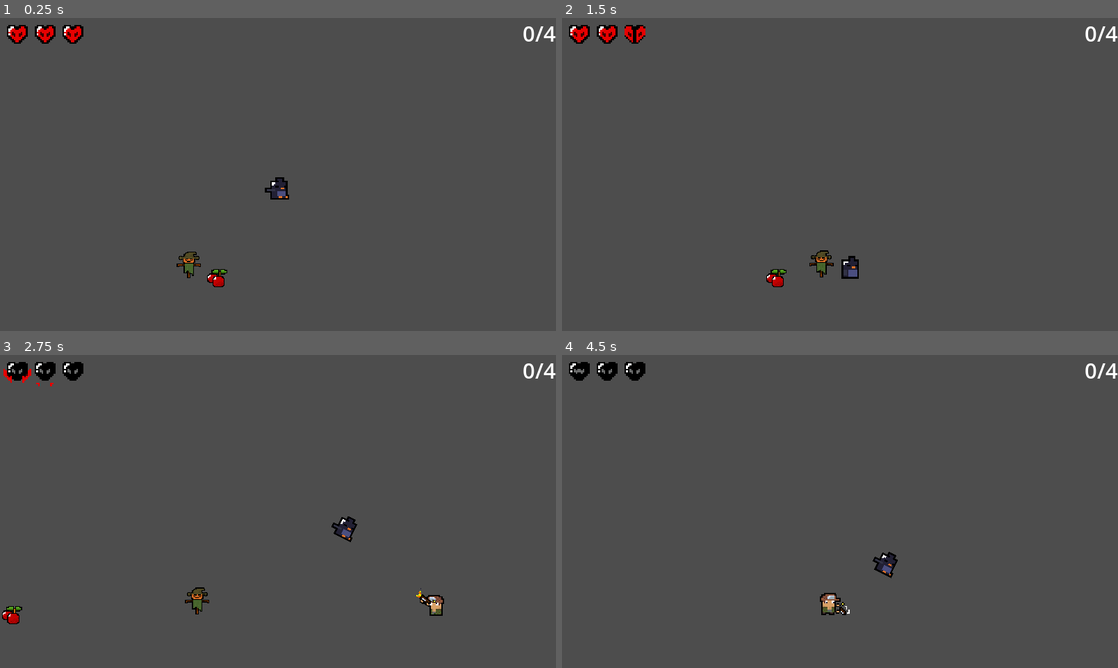
Above: before the commit, frames 1-4 (two rows, left to right).
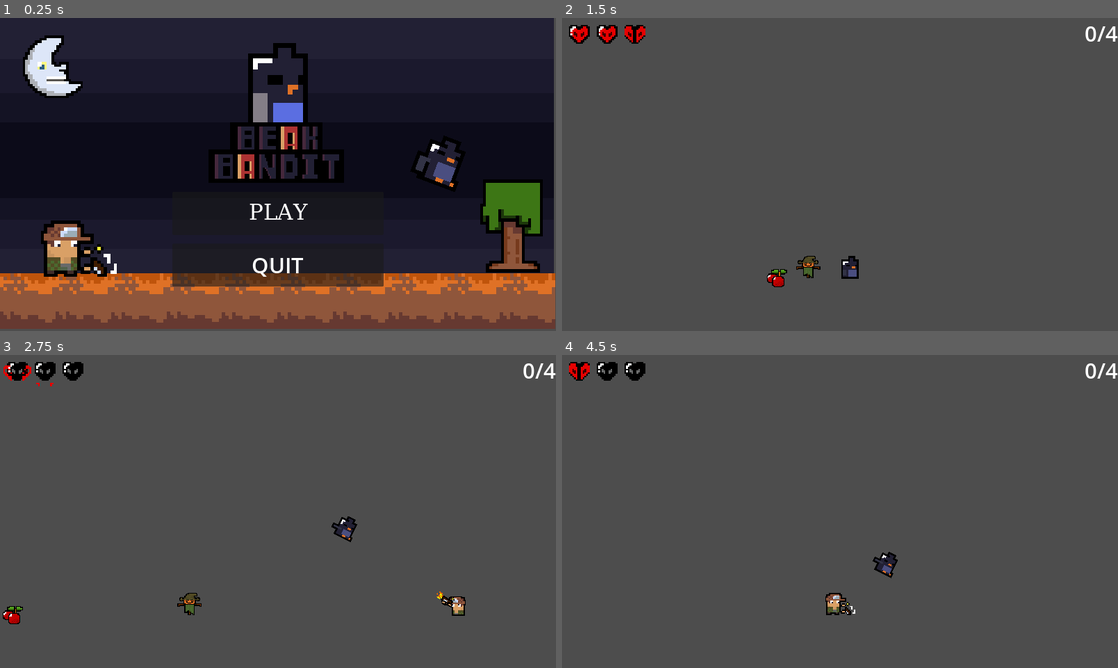
Above: after the commit, the same moments.

Repository: pochoco24/wild-jam-62
Game: Godot game, scene res://Scenes/ui_menu.tscn
The game is run twice, just before and just after one commit, with the same random seed, the same clock (stepped at 60 frames per second) and the same inputs. Before the commit the project starts from res://Scenes/Game.tscn.
Inputs (mouse positions are in pixels of both pictures, inside the frame that each line leads up to):
- Up to frame 1 (0.25 s): no input
- Up to frame 2 (1.5 s): click (840, 212) at 0.5 s, where only the run after the commit has a clickable "PLAY"; hold D (right) from 1.28 s (still down); tap \ (test) at 1.35 s
- Up to frame 3 (2.75 s): keep holding D (right); tap W (flap) at 1.52, 1.82, 2.27, 2.57 s; tap \ (test) at 2.1 s
- Up to frame 4 (4.5 s): release D (right) at 2.78 s; hold A (left) 2.78-3.53 s; tap \ (test) at 2.85, 3.6, 4.35 s; hold D (right) from 3.53 s (still down); tap W (flap) at 3.77, 4.07 s

The runs differ from the first frame. In frame 1, 99% of the frame differs, in the area x 0-100%, y 0-100%; in frame 2, 0.4%; in frame 3, 0.8%; in frame 4, 0.4%.

Commit message:
main menu(need to change buttons)

Diff:
--- /dev/null
+++ b/Scenes/ui_menu.tscn
@@ -0,0 +1,530 @@
+[gd_scene load_steps=62 format=3 uid="uid://chatnyhayx1if"]
+
+[ext_resource type="Script" path="res://Scripts/menu_buttons.gd" id="1_syrmr"]
+[ext_resource type="Texture2D" uid="uid://b1pyc7ykew58c" path="res://Images/background_night.png" id="1_yia18"]
+[ext_resource type="Texture2D" uid="uid://cmjqedfqau1e2" path="res://Images/background_moon.png" id="2_t1lt2"]
+[ext_resource type="Texture2D" uid="uid://b4dy8b0f3radq" path="res://Images/background_tree.png" id="3_6qgiy"]
+[ext_resource type="Texture2D" uid="uid://c28hkyc6jm3j1" path="res://Images/PlayerBird.png" id="4_6htyf"]
+[ext_resource type="Texture2D" uid="uid://lu8qckn7cug4" path="res://Images/background_floor2.png" id="4_wieow"]
+[ext_resource type="Texture2D" uid="uid://boi7ryi7floye" path="res://Images/EnemyGun.png" id="6_7pcp2"]
+[ext_resource type="Texture2D" uid="uid://y6guow8c83j4" path="res://Images/menu_title-Sheet.png" id="7_vgseb"]
+
+[sub_resource type="AtlasTexture" id="AtlasTexture_6fibb"]
+atlas = ExtResource("4_6htyf")
+region = Rect2(0, 0, 31, 32)
+
+[sub_resource type="AtlasTexture" id="AtlasTexture_c2dlk"]
+atlas = ExtResource("4_6htyf")
+region = Rect2(31, 0, 31, 32)
+
+[sub_resource type="AtlasTexture" id="AtlasTexture_ex806"]
+atlas = ExtResource("4_6htyf")
+region = Rect2(62, 0, 31, 32)
+
+[sub_resource type="AtlasTexture" id="AtlasTexture_qhpy6"]
+atlas = ExtResource("4_6htyf")
+region = Rect2(93, 0, 31, 32)
+
+[sub_resource type="SpriteFrames" id="SpriteFrames_vq0w6"]
+animations = [{
+"frames": [{
+"duration": 1.0,
+"texture": SubResource("AtlasTexture_6fibb")
+}, {
+"duration": 1.0,
+"texture": SubResource("AtlasTexture_c2dlk")
+}, {
+"duration": 1.0,
+"texture": SubResource("AtlasTexture_ex806")
+}, {
+"duration": 1.0,
+"texture": SubResource("AtlasTexture_qhpy6")
+}],
+"loop": true,
+"name": &"default",
+"speed": 4.0
+}]
+
+[sub_resource type="AtlasTexture" id="AtlasTexture_l1mwi"]
+atlas = ExtResource("3_6qgiy")
+region = Rect2(0, 0, 32, 32)
+
+[sub_resource type="AtlasTexture" id="AtlasTexture_xhnyl"]
+atlas = ExtResource("3_6qgiy")
+region = Rect2(32, 0, 32, 32)
+
+[sub_resource type="AtlasTexture" id="AtlasTexture_hsumc"]
+atlas = ExtResource("3_6qgiy")
+region = Rect2(64, 0, 32, 32)
+
+[sub_resource type="AtlasTexture" id="AtlasTexture_yfg21"]
+atlas = ExtResource("3_6qgiy")
+region = Rect2(96, 0, 32, 32)
+
+[sub_resource type="AtlasTexture" id="AtlasTexture_u05xp"]
+atlas = ExtResource("3_6qgiy")
+region = Rect2(128, 0, 32, 32)
+
+[sub_resource type="AtlasTexture" id="AtlasTexture_4lk0g"]
+atlas = ExtResource("3_6qgiy")
+region = Rect2(160, 0, 32, 32)
+
+[sub_resource type="AtlasTexture" id="AtlasTexture_e4njq"]
+atlas = ExtResource("3_6qgiy")
+region = Rect2(192, 0, 32, 32)
+
+[sub_resource type="AtlasTexture" id="AtlasTexture_uloqv"]
+atlas = ExtResource("3_6qgiy")
+region = Rect2(224, 0, 32, 32)
+
+[sub_resource type="AtlasTexture" id="AtlasTexture_vipa4"]
+atlas = ExtResource("3_6qgiy")
+region = Rect2(256, 0, 32, 32)
+
+[sub_resource type="AtlasTexture" id="AtlasTexture_rpo6o"]
+atlas = ExtResource("3_6qgiy")
+region = Rect2(288, 0, 32, 32)
+
+[sub_resource type="AtlasTexture" id="AtlasTexture_2h47c"]
+atlas = ExtResource("3_6qgiy")
+region = Rect2(320, 0, 32, 32)
+
+[sub_resource type="AtlasTexture" id="AtlasTexture_7yjal"]
+atlas = ExtResource("3_6qgiy")
+region = Rect2(352, 0, 32, 32)
+
+[sub_resource type="AtlasTexture" id="AtlasTexture_ts3dh"]
+atlas = ExtResource("3_6qgiy")
+region = Rect2(384, 0, 32, 32)
+
+[sub_resource type="AtlasTexture" id="AtlasTexture_1vwkg"]
+atlas = ExtResource("3_6qgiy")
+region = Rect2(416, 0, 32, 32)
+
+[sub_resource type="AtlasTexture" id="AtlasTexture_8hrwr"]
+atlas = ExtResource("3_6qgiy")
+region = Rect2(448, 0, 32, 32)
+
+[sub_resource type="AtlasTexture" id="AtlasTexture_1vlno"]
+atlas = ExtResource("3_6qgiy")
+region = Rect2(480, 0, 32, 32)
+
+[sub_resource type="SpriteFrames" id="SpriteFrames_st5rk"]
+animations = [{
+"frames": [{
+"duration": 1.0,
+"texture": SubResource("AtlasTexture_l1mwi")
+}, {
+"duration": 1.0,
+"texture": SubResource("AtlasTexture_xhnyl")
+}, {
+"duration": 1.0,
+"texture": SubResource("AtlasTexture_hsumc")
+}, {
+"duration": 1.0,
+"texture": SubResource("AtlasTexture_yfg21")
+}, {
+"duration": 1.0,
+"texture": SubResource("AtlasTexture_u05xp")
+}, {
+"duration": 1.0,
+"texture": SubResource("AtlasTexture_4lk0g")
+}, {
+"duration": 1.0,
+"texture": SubResource("AtlasTexture_e4njq")
+}, {
+"duration": 1.0,
+"texture": SubResource("AtlasTexture_uloqv")
+}, {
+"duration": 1.0,
+"texture": SubResource("AtlasTexture_vipa4")
+}, {
+"duration": 1.0,
+"texture": SubResource("AtlasTexture_rpo6o")
+}, {
+"duration": 1.0,
+"texture": SubResource("AtlasTexture_2h47c")
+}, {
+"duration": 1.0,
+"texture": SubResource("AtlasTexture_7yjal")
+}, {
+"duration": 1.0,
+"texture": SubResource("AtlasTexture_ts3dh")
+}, {
+"duration": 1.0,
+"texture": SubResource("AtlasTexture_1vwkg")
+}, {
+"duration": 1.0,
+"texture": SubResource("AtlasTexture_8hrwr")
+}, {
+"duration": 1.0,
+"texture": SubResource("AtlasTexture_1vlno")
+}],
+"loop": true,
+"name": &"default",
+"speed": 3.0
+}]
+
+[sub_resource type="AtlasTexture" id="AtlasTexture_6lr7j"]
+atlas = ExtResource("6_7pcp2")
+region = Rect2(0, 32, 32, 27)
+
+[sub_resource type="AtlasTexture" id="AtlasTexture_dd1hg"]
+atlas = ExtResource("6_7pcp2")
+region = Rect2(32, 32, 32, 27)
+
+[sub_resource type="AtlasTexture" id="AtlasTexture_q1v4i"]
+atlas = ExtResource("6_7pcp2")
+region = Rect2(64, 32, 32, 27)
+
+[sub_resource type="AtlasTexture" id="AtlasTexture_tueru"]
+atlas = ExtResource("6_7pcp2")
+region = Rect2(96, 32, 32, 27)
+
+[sub_resource type="SpriteFrames" id="SpriteFrames_ns71p"]
+animations = [{
+"frames": [{
+"duration": 1.0,
+"texture": SubResource("AtlasTexture_6lr7j")
+}, {
+"duration": 1.0,
+"texture": SubResource("AtlasTexture_dd1hg")
+}, {
+"duration": 1.0,
+"texture": SubResource("AtlasTexture_q1v4i")
+}, {
+"duration": 1.0,
+"texture": SubResource("AtlasTexture_tueru")
+}],
+"loop": true,
+"name": &"default",
+"speed": 2.0
+}]
+
+[sub_resource type="AtlasTexture" id="AtlasTexture_cyey5"]
+atlas = ExtResource("7_vgseb")
+region = Rect2(0, 0, 300, 300)
+
+[sub_resource type="AtlasTexture" id="AtlasTexture_2gw22"]
+atlas = ExtResource("7_vgseb")
+region = Rect2(300, 0, 300, 300)
+
+[sub_resource type="AtlasTexture" id="AtlasTexture_mt6nj"]
+atlas = ExtResource("7_vgseb")
+region = Rect2(600, 0, 300, 300)
+
+[sub_resource type="AtlasTexture" id="AtlasTexture_jl55x"]
+atlas = ExtResource("7_vgseb")
+region = Rect2(900, 0, 300, 300)
+
+[sub_resource type="AtlasTexture" id="AtlasTexture_54e5c"]
+atlas = ExtResource("7_vgseb")
+region = Rect2(1200, 0, 300, 300)
+
+[sub_resource type="AtlasTexture" id="AtlasTexture_3lgxd"]
+atlas = ExtResource("7_vgseb")
+region = Rect2(1500, 0, 300, 300)
+
+[sub_resource type="AtlasTexture" id="AtlasTexture_rl8ai"]
+atlas = ExtResource("7_vgseb")
+region = Rect2(1800, 0, 300, 300)
+
+[sub_resource type="AtlasTexture" id="AtlasTexture_wnbrm"]
+atlas = ExtResource("7_vgseb")
+region = Rect2(2100, 0, 300, 300)
+
+[sub_resource type="AtlasTexture" id="AtlasTexture_78iv0"]
+atlas = ExtResource("7_vgseb")
+region = Rect2(2400, 0, 300, 300)
+
+[sub_resource type="AtlasTexture" id="AtlasTexture_qe25u"]
+atlas = ExtResource("7_vgseb")
+region = Rect2(2700, 0, 300, 300)
+
+[sub_resource type="AtlasTexture" id="AtlasTexture_elljm"]
+atlas = ExtResource("7_vgseb")
+region = Rect2(3000, 0, 300, 300)
+
+[sub_resource type="AtlasTexture" id="AtlasTexture_mdyal"]
+atlas = ExtResource("7_vgseb")
+region = Rect2(3300, 0, 300, 300)
+
+[sub_resource type="AtlasTexture" id="AtlasTexture_xglfq"]
+atlas = ExtResource("7_vgseb")
+region = Rect2(3600, 0, 300, 300)
+
+[sub_resource type="AtlasTexture" id="AtlasTexture_w7jj4"]
+atlas = ExtResource("7_vgseb")
+region = Rect2(3900, 0, 300, 300)
+
+[sub_resource type="AtlasTexture" id="AtlasTexture_0t53l"]
+atlas = ExtResource("7_vgseb")
+region = Rect2(4200, 0, 300, 300)
+
+[sub_resource type="AtlasTexture" id="AtlasTexture_b86io"]
+atlas = ExtResource("7_vgseb")
+region = Rect2(4500, 0, 300, 300)
+
+[sub_resource type="AtlasTexture" id="AtlasTexture_bknil"]
+atlas = ExtResource("7_vgseb")
+region = Rect2(4800, 0, 300, 300)
+
+[sub_resource type="AtlasTexture" id="AtlasTexture_fcjmg"]
+atlas = ExtResource("7_vgseb")
+region = Rect2(5100, 0, 300, 300)
+
+[sub_resource type="AtlasTexture" id="AtlasTexture_723e7"]
+atlas = ExtResource("7_vgseb")
+region = Rect2(5400, 0, 300, 300)
+
+[sub_resource type="AtlasTexture" id="AtlasTexture_bqm8w"]
+atlas = ExtResource("7_vgseb")
+region = Rect2(5700, 0, 300, 300)
+
+[sub_resource type="AtlasTexture" id="AtlasTexture_pwn8q"]
+atlas = ExtResource("7_vgseb")
+region = Rect2(6000, 0, 300, 300)
+
+[sub_resource type="AtlasTexture" id="AtlasTexture_l7ack"]
+atlas = ExtResource("7_vgseb")
+region = Rect2(6300, 0, 300, 300)
+
+[sub_resource type="AtlasTexture" id="AtlasTexture_7nl4e"]
+atlas = ExtResource("7_vgseb")
+region = Rect2(6600, 0, 300, 300)
+
+[sub_resource type="AtlasTexture" id="AtlasTexture_50ejy"]
+atlas = ExtResource("7_vgseb")
+region = Rect2(6900, 0, 300, 300)
+
+[sub_resource type="SpriteFrames" id="SpriteFrames_1deeo"]
+animations = [{
+"frames": [{
+"duration": 1.0,
+"texture": SubResource("AtlasTexture_cyey5")
+}, {
+"duration": 1.0,
+"texture": SubResource("AtlasTexture_2gw22")
+}, {
+"duration": 1.0,
+"texture": SubResource("AtlasTexture_mt6nj")
+}, {
+"duration": 1.0,
+"texture": SubResource("AtlasTexture_jl55x")
+}, {
+"duration": 1.0,
+"texture": SubResource("AtlasTexture_54e5c")
+}, {
+"duration": 1.0,
+"texture": SubResource("AtlasTexture_3lgxd")
+}, {
+"duration": 1.0,
+"texture": SubResource("AtlasTexture_rl8ai")
+}, {
+"duration": 1.0,
+"texture": SubResource("AtlasTexture_wnbrm")
+}, {
+"duration": 1.0,
+"texture": SubResource("AtlasTexture_78iv0")
+}, {
+"duration": 1.0,
+"texture": SubResource("AtlasTexture_qe25u")
+}, {
+"duration": 1.0,
+"texture": SubResource("AtlasTexture_elljm")
+}, {
+"duration": 1.0,
+"texture": SubResource("AtlasTexture_mdyal")
+}, {
+"duration": 1.0,
+"texture": SubResource("AtlasTexture_xglfq")
+}, {
+"duration": 1.0,
+"texture": SubResource("AtlasTexture_w7jj4")
+}, {
+"duration": 1.0,
+"texture": SubResource("AtlasTexture_0t53l")
+}, {
+"duration": 1.0,
+"texture": SubResource("AtlasTexture_b86io")
+}, {
+"duration": 1.0,
+"texture": SubResource("AtlasTexture_bknil")
+}, {
+"duration": 1.0,
+"texture": SubResource("AtlasTexture_fcjmg")
+}, {
+"duration": 1.0,
+"texture": SubResource("AtlasTexture_723e7")
+}, {
+"duration": 1.0,
+"texture": SubResource("AtlasTexture_bqm8w")
+}, {
+"duration": 1.0,
+"texture": SubResource("AtlasTexture_pwn8q")
+}, {
+"duration": 1.0,
+"texture": SubResource("AtlasTexture_l7ack")
+}, {
+"duration": 1.0,
+"texture": SubResource("AtlasTexture_7nl4e")
+}, {
+"duration": 1.0,
+"texture": SubResource("AtlasTexture_50ejy")
+}],
+"loop": true,
+"name": &"default",
+"speed": 5.0
+}]
+
+[sub_resource type="FontFile" id="FontFile_t2rxb"]
+cache/0/50/0/ascent = 0.0
+cache/0/50/0/descent = 0.0
+cache/0/50/0/underline_position = 0.0
+cache/0/50/0/underline_thickness = 0.0
+cache/0/50/0/scale = 1.0
+cache/0/50/0/kerning_overrides/50/0 = Vector2(0, 0)
+cache/0/50/0/kerning_overrides/16/0 = Vector2(0, 0)
+cache/0/16/0/ascent = 0.0
+cache/0/16/0/descent = 0.0
+cache/0/16/0/underline_position = 0.0
+cache/0/16/0/underline_thickness = 0.0
+cache/0/16/0/scale = 1.0
+cache/0/16/0/kerning_overrides/50/0 = Vector2(0, 0)
+cache/0/16/0/kerning_overrides/16/0 = Vector2(0, 0)
+
+[node name="menu" type="Control"]
+layout_mode = 3
+anchors_preset = 15
+anchor_right = 1.0
+anchor_bottom = 1.0
+grow_horizontal = 2
+grow_vertical = 2
+
+[node name="BG" type="CanvasLayer" parent="."]
+
+[node name="bg" type="Sprite2D" parent="BG"]
+position = Vector2(638, 358)
+scale = Vector2(9.96875, 5.59375)
+texture = ExtResource("1_yia18")
+
+[node name="moon" type="Sprite2D" parent="BG"]
+position = Vector2(130, 118)
+scale = Vector2(5.54687, 5.54687)
+texture = ExtResource("2_t1lt2")
+
+[node name="AnimatedSprite2D" type="AnimatedSprite2D" parent="BG"]
+position = Vector2(1034, 275)
+rotation = 0.359538
+scale = Vector2(8.69758, 8.69758)
+sprite_frames = SubResource("SpriteFrames_vq0w6")
+frame = 2
+frame_progress = 0.379076
+
+[node name="Sprite2D" type="Sprite2D" parent="BG"]
+position = Vector2(192, 652)
+scale = Vector2(8, 8)
+texture = ExtResource("4_wieow")
+
+[node name="Sprite2D3" type="Sprite2D" parent="BG"]
+position = Vector2(320, 652)
+scale = Vector2(8, 8)
+texture = ExtResource("4_wieow")
+
+[node name="Sprite2D4" type="Sprite2D" parent="BG"]
+position = Vector2(448, 652)
+scale = Vector2(8, 8)
+texture = ExtResource("4_wieow")
+
+[node name="Sprite2D5" type="Sprite2D" parent="BG"]
+position = Vector2(575, 652)
+scale = Vector2(8, 8)
+texture = ExtResource("4_wieow")
+
+[node name="Sprite2D6" type="Sprite2D" parent="BG"]
+position = Vector2(703, 652)
+scale = Vector2(8, 8)
+texture = ExtResource("4_wieow")
+
+[node name="Sprite2D7" type="Sprite2D" parent="BG"]
+position = Vector2(831, 652)
+scale = Vector2(8, 8)
+texture = ExtResource("4_wieow")
+
+[node name="Sprite2D2" type="Sprite2D" parent="BG"]
+position = Vector2(64, 652)
+scale = Vector2(8, 8)
+texture = ExtResource("4_wieow")
+
+[node name="Sprite2D8" type="Sprite2D" parent="BG"]
+position = Vector2(959, 652)
+scale = Vector2(8, 8)
+texture = ExtResource("4_wieow")
+
+[node name="Sprite2D9" type="Sprite2D" parent="BG"]
+position = Vector2(1087, 652)
+scale = Vector2(8, 8)
+texture = ExtResource("4_wieow")
+
+[node name="Sprite2D10" type="Sprite2D" parent="BG"]
+position = Vector2(1215, 652)
+scale = Vector2(8, 8)
+texture = ExtResource("4_wieow")
+
+[node name="AnimatedSprite2D2" type="AnimatedSprite2D" parent="BG"]
+position = Vector2(1181, 475)
+scale = Vector2(6.89062, 6.89062)
+sprite_frames = SubResource("SpriteFrames_st5rk")
+frame_progress = 0.744381
+
+[node name="AnimatedSprite2D3" type="AnimatedSprite2D" parent="BG"]
+position = Vector2(155, 531)
+scale = Vector2(7.62963, 7.62963)
+sprite_frames = SubResource("SpriteFrames_ns71p")
+
+[node name="AnimatedSprite2D4" type="AnimatedSprite2D" parent="BG"]
+position = Vector2(632, 140)
+scale = Vector2(2.75667, 2.75667)
+sprite_frames = SubResource("SpriteFrames_1deeo")
+autoplay = "default"
+
+[node name="node" type="CanvasLayer" parent="."]
+
+[node name="buttons" type="VBoxContainer" parent="node"]
+anchors_preset = 8
+anchor_left = 0.5
+anchor_top = 0.5
+anchor_right = 0.5
+anchor_bottom = 0.5
+offset_left = -243.0
+offset_top = 40.0
+offset_right = 243.0
+offset_bottom = 258.0
+grow_horizontal = 2
+grow_vertical = 2
+theme_override_constants/separation = 20
+alignment = 1
+script = ExtResource("1_syrmr")
+
+[node name="Play" type="Button" parent="node/buttons"]
+layout_mode = 2
+size_flags_vertical = 3
+theme_override_colors/font_color = Color(1, 1, 1, 1)
+theme_override_colors/font_hover_color = Color(0, 0.984314, 0, 1)
+theme_override_constants/outline_size = 0
+theme_override_constants/h_separation = 0
+theme_override_constants/icon_max_width = 0
+theme_override_fonts/font = SubResource("FontFile_t2rxb")
+theme_override_font_sizes/font_size = 50
+text = "PLAY"
+
+[node name="Quit" type="Button" parent="node/buttons"]
+layout_mode = 2
+size_flags_vertical = 3
+theme_override_colors/font_color = Color(1, 1, 1, 1)
+theme_override_colors/font_hover_color = Color(0, 0.984314, 0, 1)
+theme_override_font_sizes/font_size = 50
+text = "QUIT"
+
+[connection signal="pressed" from="node/buttons/Play" to="node/buttons" method="_on_play_pressed"]
+[connection signal="pressed" from="node/buttons/Quit" to="node/buttons" method="_on_quit_pressed"]
--- /dev/null
+++ b/Scripts/menu_buttons.gd
@@ -0,0 +1,12 @@
+extends VBoxContainer
+
+
+
+
+
+func _on_play_pressed():
+	get_tree().change_scene_to_file("res://Scenes/Game.tscn")
+
+
+func _on_quit_pressed():
+	get_tree().quit()
--- a/project.godot
+++ b/project.godot
@@ -11,7 +11,7 @@
 [application]
 
 config/name="Wild-jam-62"
-run/main_scene="res://Scenes/Game.tscn"
+run/main_scene="res://Scenes/ui_menu.tscn"
 config/features=PackedStringArray("4.1", "GL Compatibility")
 config/icon="res://icon.svg"
 
Binary file added: Images/menu_title-Sheet.png
Not shown, added: Images/menu_title-Sheet.png.import
